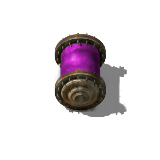
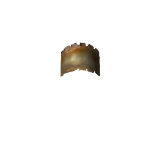
Revision of a layered 160px x 160px image; what changed, layer by layer:
hid "Layer 1" over [48, 33, 128, 118]
